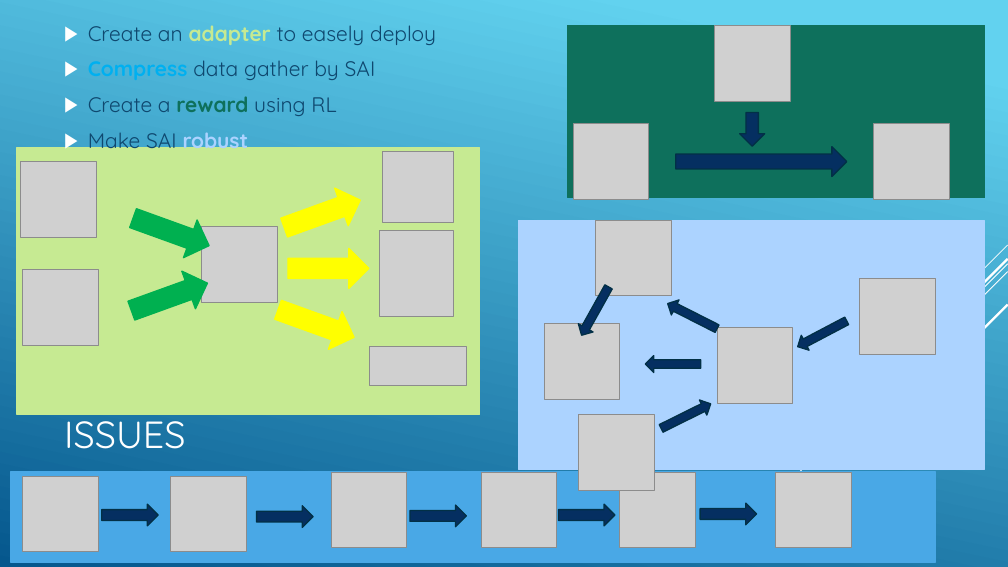
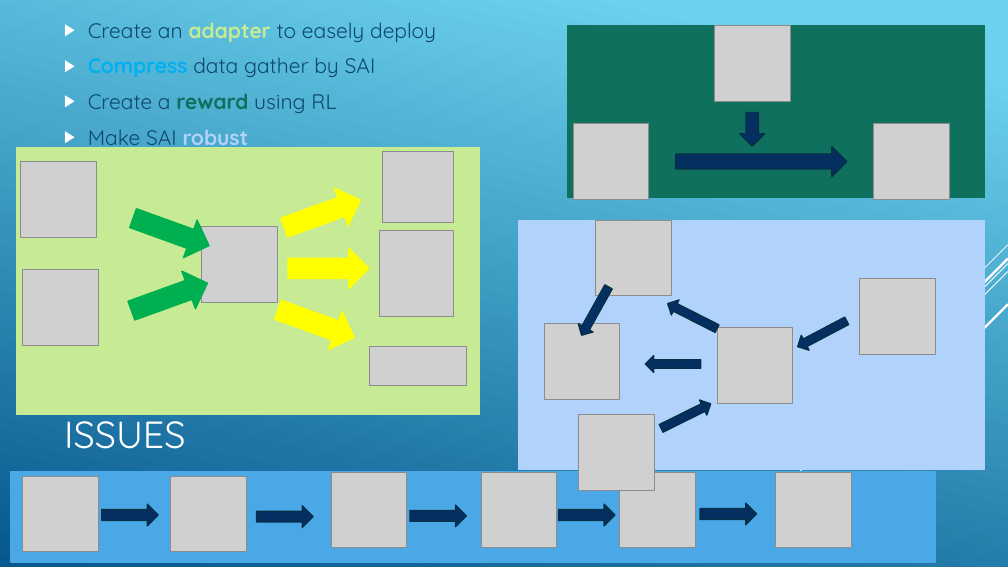
Before and after one commit to jnguyen1192/SIA, a slide deck: slide 11 of SAI_presentation.pptx. Drawn at 1008x567 pixels with LibreOffice and Linux fonts; fonts in the diff are those of the drawing; grey boxes stand for pictures. Boxes give left, top, right and bottom in pixels: in the first picture for what was removed or moved away, otherwise in the second. Text is boxed around its words. In the diff, an @@ line names an element or a change of style, - is before the commit and + after.

```diff
--- a/SAI_presentation.pptx
+++ b/SAI_presentation.pptx
@@ background gradient #62D2EF to #05578D to gradient #6ED2EB to #06588E @@
@@ text "Create an adapter to easely ..." at [88, 22, 436, 150]: text colour #0F486F to #0F496F in "Create an to easely deploy", "data gather by SAI", "Create a using RL", "Make SAI"; text colour #C6EA92 to #C7EA94 in "adapter"; text colour #0E705C to #0F705D in "reward"; text colour #ACD3FF to #B1D3FB in "robust"; more space between paragraphs @@
@@ rectangle at [17, 147, 480, 414]: fill #C6EA92 to #C7EA94; outline #C6EA92 1.25 pt to #C7EA94 1.25 pt @@
```
Also in this commit, not shown: 22 other slides changed.
